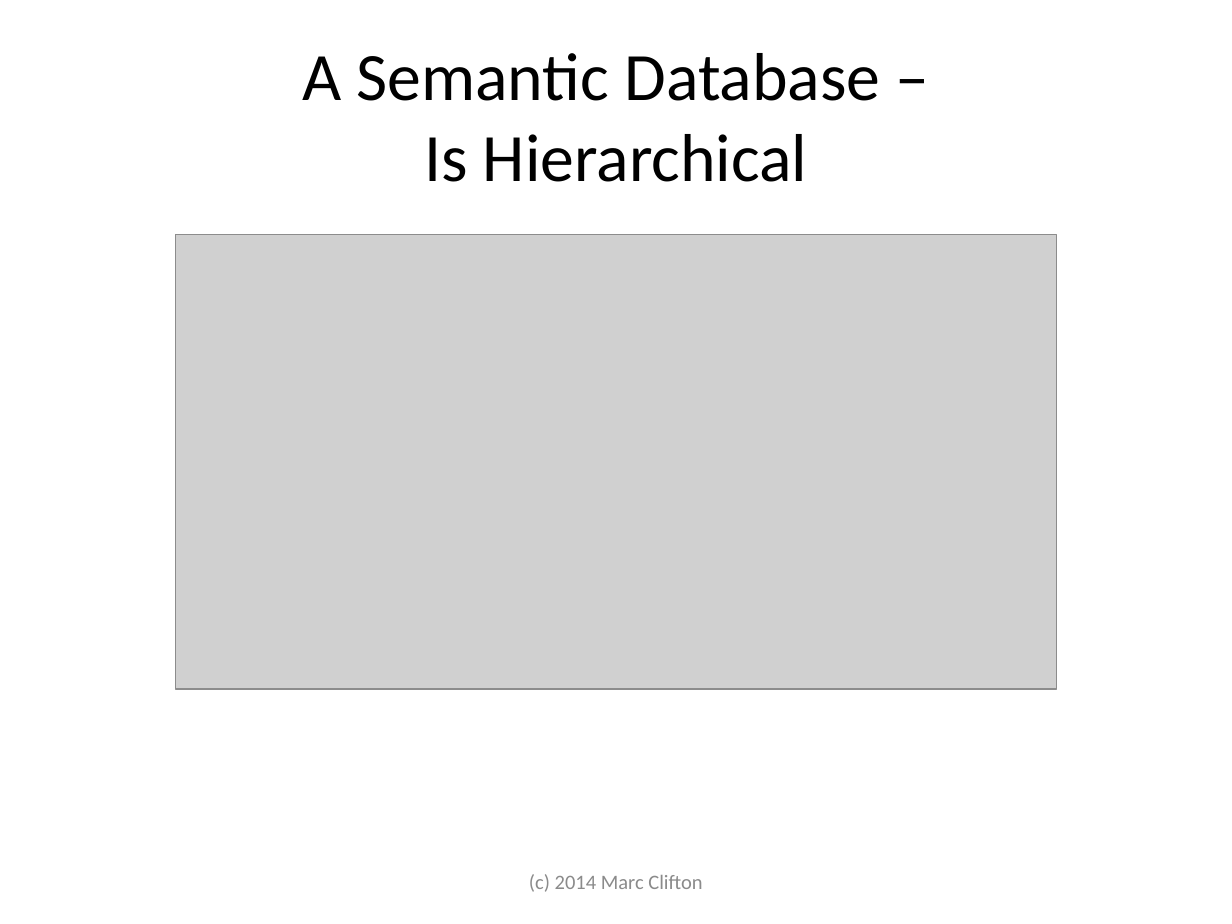
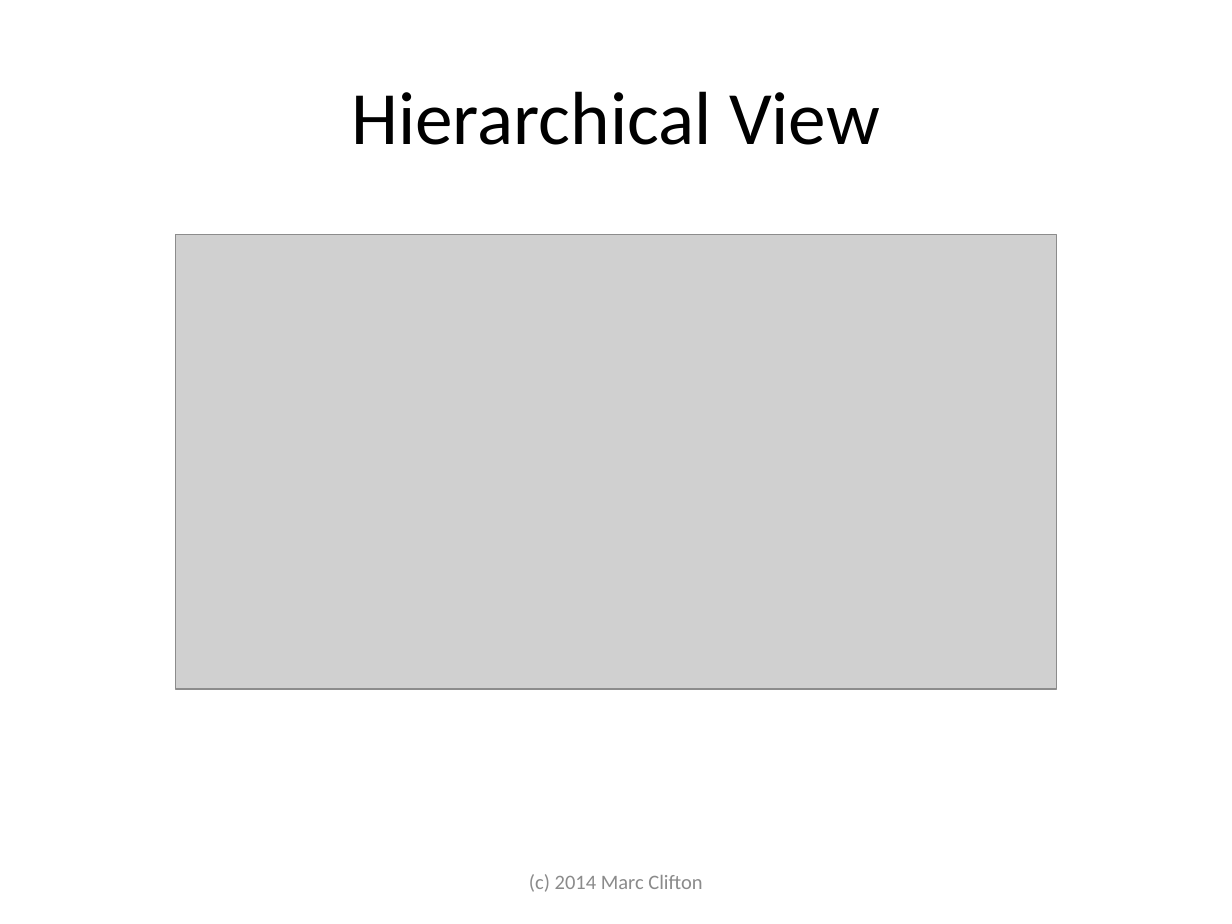
Before and after one commit to cliftonm/HOPE, a slide deck: slide 18 of Articles/semantic database slide show.pptx. Drawn at 1232x924 pixels with LibreOffice and Linux fonts; fonts in the diff are those of the drawing; grey boxes stand for pictures. Boxes give left, top, right and bottom in pixels: in the first picture for what was removed or moved away, otherwise in the second. Text is boxed around its words. In the diff, an @@ line names an element or a change of style, - is before the commit and + after.

```diff
--- a/Articles/semantic database slide show.pptx
+++ b/Articles/semantic database slide show.pptx
@@ title at (x1=351, y1=91, x2=880, y2=145): text changed; size 39.6 to 44 pt @@
-A Semantic Database –
-Is Hierarchical
+Hierarchical View
```
Also in this commit, not shown: 1 other slide changed, 3 slides added, 5 other files.
